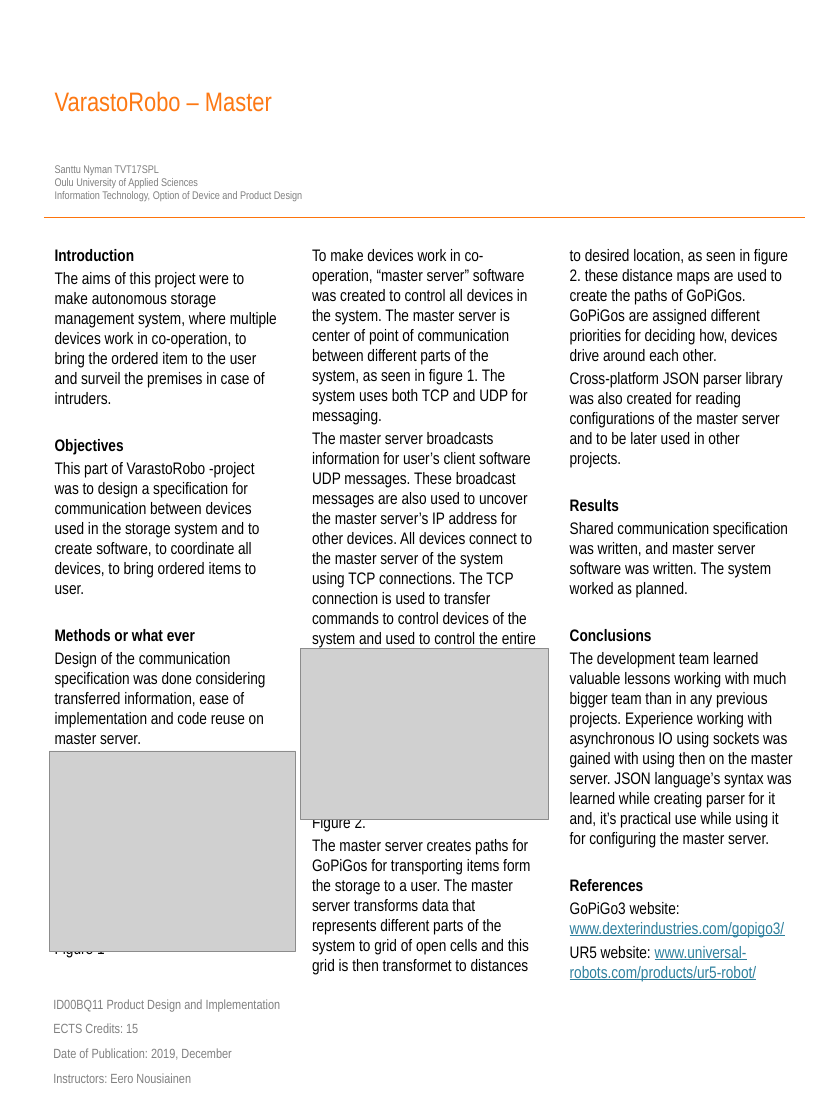
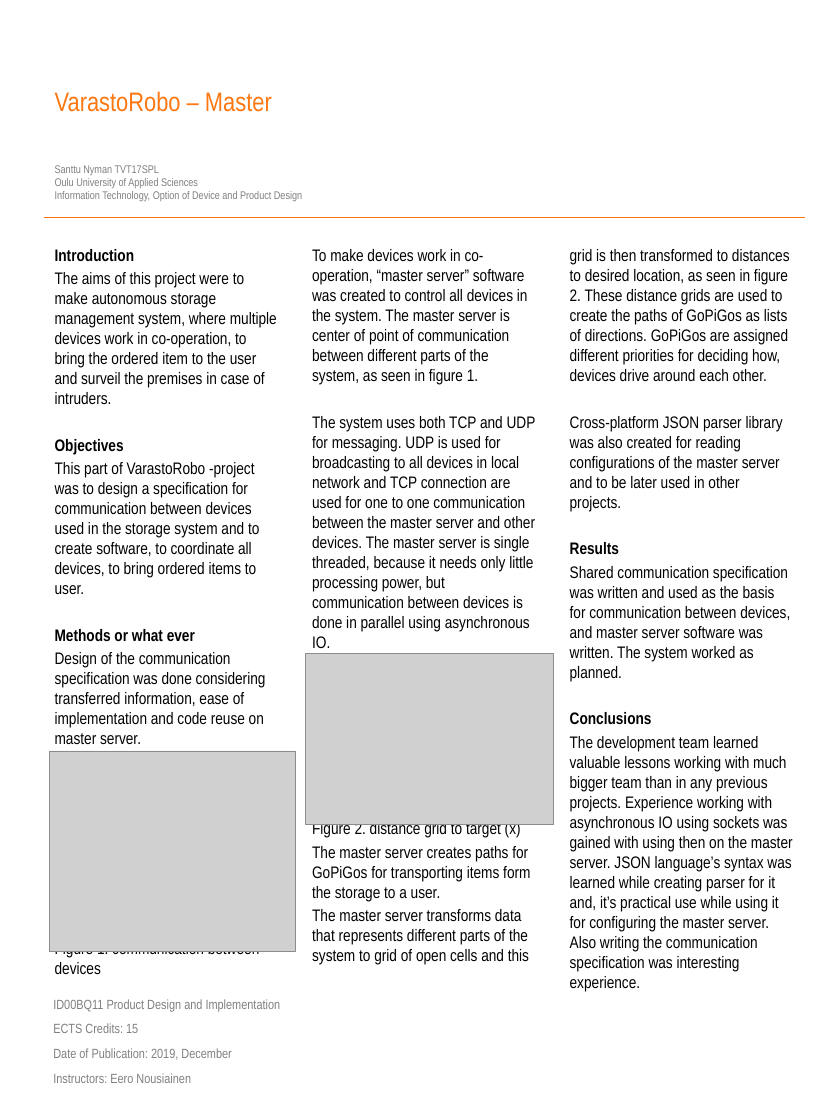
Before and after one commit to Jarno-Poikonen/VarastoRobo, a slide deck: slide 1 of poster/varastorobo_poster_nyman.pptx. Drawn at 840x1120 pixels with LibreOffice and Linux fonts; fonts in the diff are those of the drawing; grey boxes stand for pictures; background and template pictures are left out. Boxes give left, top, right and bottom in pixels: in the first picture for what was removed or moved away, otherwise in the second. Text is boxed around its words. In the diff, an @@ line names an element or a change of style, - is before the commit and + after.

Commit message:
master server version 1.0.0

```diff
--- a/poster/varastorobo_poster_nyman.pptx
+++ b/poster/varastorobo_poster_nyman.pptx
@@ text at bbox=[312, 249, 536, 965]: text changed @@
-To make devices work in co-operation, “master server” software was created to control all devices in the system. The master server is center of point of communication between different parts of the system, as seen in figure 1. The system uses both TCP and UDP for messaging.
-The master server broadcasts information for user’s client software UDP messages. These broadcast messages are also used to uncover the master server’s IP address for other devices. All devices connect to the master server of the system using TCP connections. The TCP connection is used to transfer commands to control devices of the system and used to control the entire system from user’s client software.
-Figure 2.
-The master server creates paths for GoPiGos for transporting items form the storage to a user. The master server transforms data that represents different parts of the system to grid of open cells and this grid is then transformet to distances
+To make devices work in co-operation, “master server” software was created to control all devices in the system. The master server is center of point of communication between different parts of the system, as seen in figure 1.
+The system uses both TCP and UDP for messaging. UDP is used for broadcasting to all devices in local network and TCP connection are used for one to one communication between the master server and other devices. The master server is single threaded, because it needs only little processing power, but communication between devices is done in parallel using asynchronous IO.
+Figure 2. distance grid to target (x)
+The master server creates paths for GoPiGos for transporting items form the storage to a user.
+The master server transforms data that represents different parts of the system to grid of open cells and this
@@ text at bbox=[570, 249, 790, 381]: text changed @@
-to desired location, as seen in figure 2. these distance maps are used to create the paths of GoPiGos. GoPiGos are assigned different priorities for deciding how, devices drive around each other.
+grid is then transformed to distances to desired location, as seen in figure 2. These distance grids are used to create the paths of GoPiGos as lists of directions. GoPiGos are assigned different priorities for deciding how, devices drive around each other.
@@ text at bbox=[570, 566, 790, 682]: text changed @@
-Shared communication specification was written, and master server software was written. The system worked as planned.
+Shared communication specification was written and used as the basis for communication between devices, and master server software was written. The system worked as planned.
@@ picture: place and size @@
-picture at bbox=[301, 648, 548, 820]
+picture at bbox=[306, 653, 553, 825]
@@ text at bbox=[570, 736, 793, 992]: text changed @@
-The development team learned valuable lessons working with much bigger team than in any previous projects. Experience working with asynchronous IO using sockets was gained with using then on the master server. JSON language’s syntax was learned while creating parser for it and, it’s practical use while using it for configuring the master server.
-References
-GoPiGo3 website: www.dexterindustries.com/gopigo3/
-UR5 website: www.universal-robots.com/products/ur5-robot/
-I DO NOT CARE ABOUT THIS REFERENCE TRASH
+The development team learned valuable lessons working with much bigger team than in any previous projects. Experience working with asynchronous IO using sockets was gained with using then on the master server. JSON language’s syntax was learned while creating parser for it and, it’s practical use while using it for configuring the master server. Also writing the communication specification was interesting experience.
@@ text at bbox=[55, 951, 260, 974]: text changed @@
-Figure 1
+Figure 1. communication between devices
```
Also in this commit, not shown: 23 other files.
